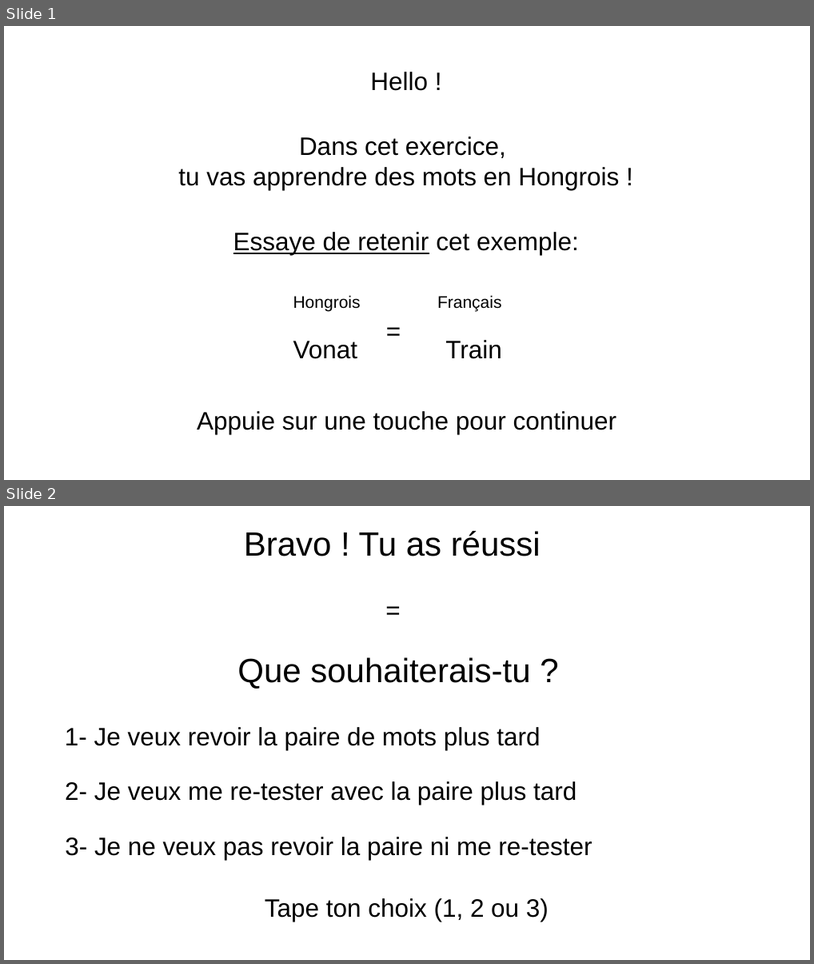
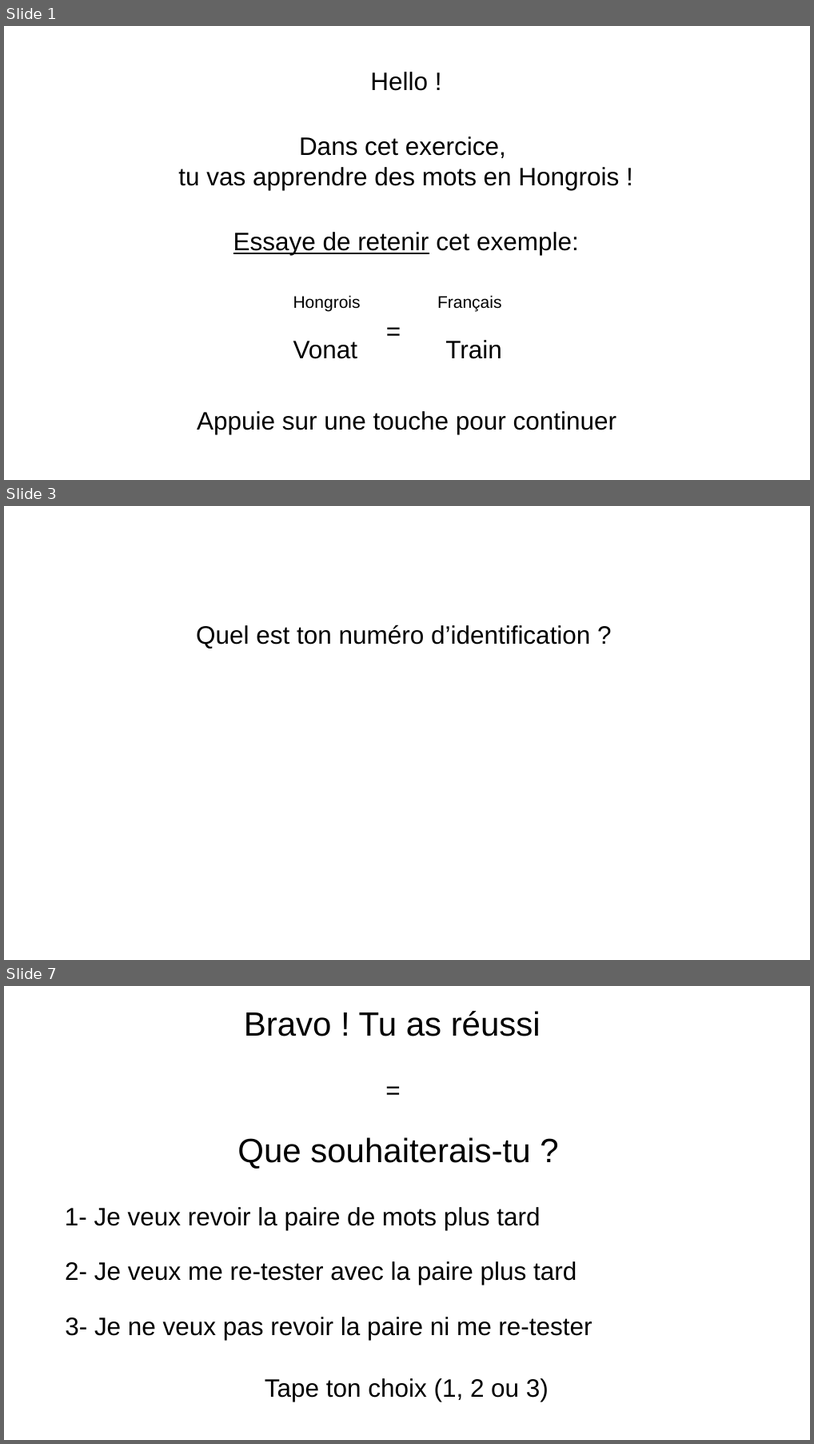
Before and after one commit to AlessandroCuozzo/Psycho, a slide deck: images/Images NEW.pptx. Shown one above the other, each under a label of ours: slides 1 and 2 before the commit, slides 1, 3 and 7 after it; the slides between them are not shown. The pictures are 814x964 and 814x1444 pixels, drawn with LibreOffice and Linux fonts; fonts in the diff are those of the drawing. Boxes give left, top, right and bottom in pixels: in the first picture for what was removed or moved away, otherwise in the second. Text is boxed around its words. In the diff, an @@ line names an element or a change of style, - is before the commit and + after.

```diff
--- a/images/Images NEW.pptx
+++ b/images/Images NEW.pptx
@@ slide 3 added at box(4, 506, 810, 960), background #FFFFFF @@
@@ text added at box(196, 624, 590, 648), 30 pt, text #000000 @@
+Quel est ton numéro d’identification ?
@@ what was slide 2 is now slide 7 @@
```
Also in this commit, not shown: 4 other slides added, 48 other files.
